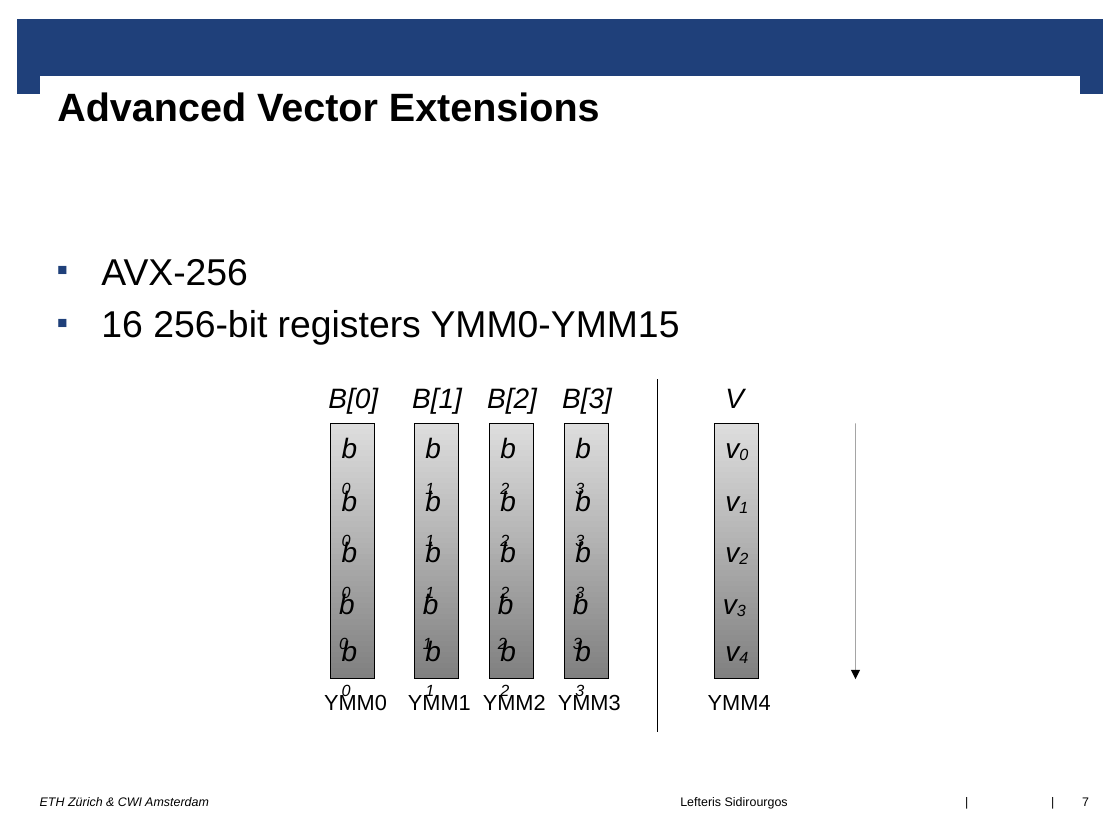
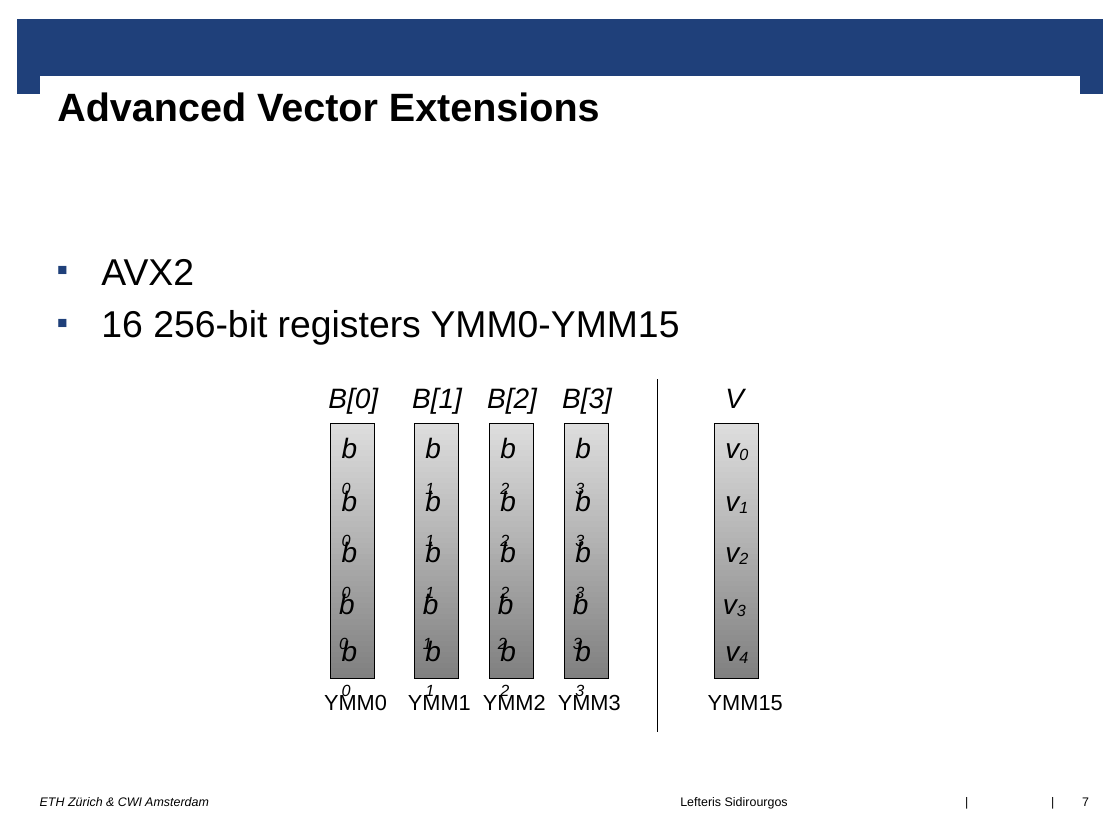
Before and after one commit to lsidir/imprints, a slide deck: slide 7 of DaMoN-paper/presentation/damon17.odp. Drawn at 1120x840 pixels with LibreOffice and Linux fonts; fonts in the diff are those of the drawing; background and template pictures are left out. Boxes give left, top, right and bottom in pixels: in the first picture for what was removed or moved away, otherwise in the second. Text is boxed around its words. In the diff, an @@ line names an element or a change of style, - is before the commit and + after.

```diff
--- a/DaMoN-paper/presentation/damon17.odp
+++ b/DaMoN-paper/presentation/damon17.odp
@@ text at (x1=101, y1=259, x2=194, y2=285): text changed @@
-■ AVX-256
+■ AVX2
@@ arrow removed from (856, 423) to (856, 679) @@
@@ text at (x1=708, y1=695, x2=783, y2=711): text changed @@
-YMM4
+YMM15
```
Also in this commit, not shown: 5 other slides changed, 2 slides added, 1 slide removed.
